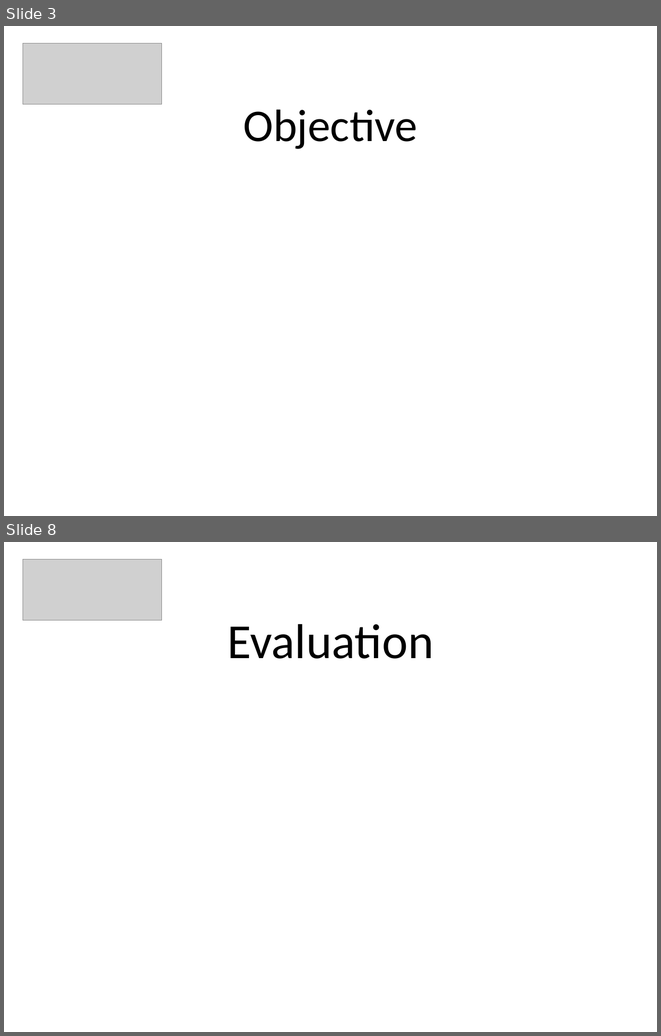
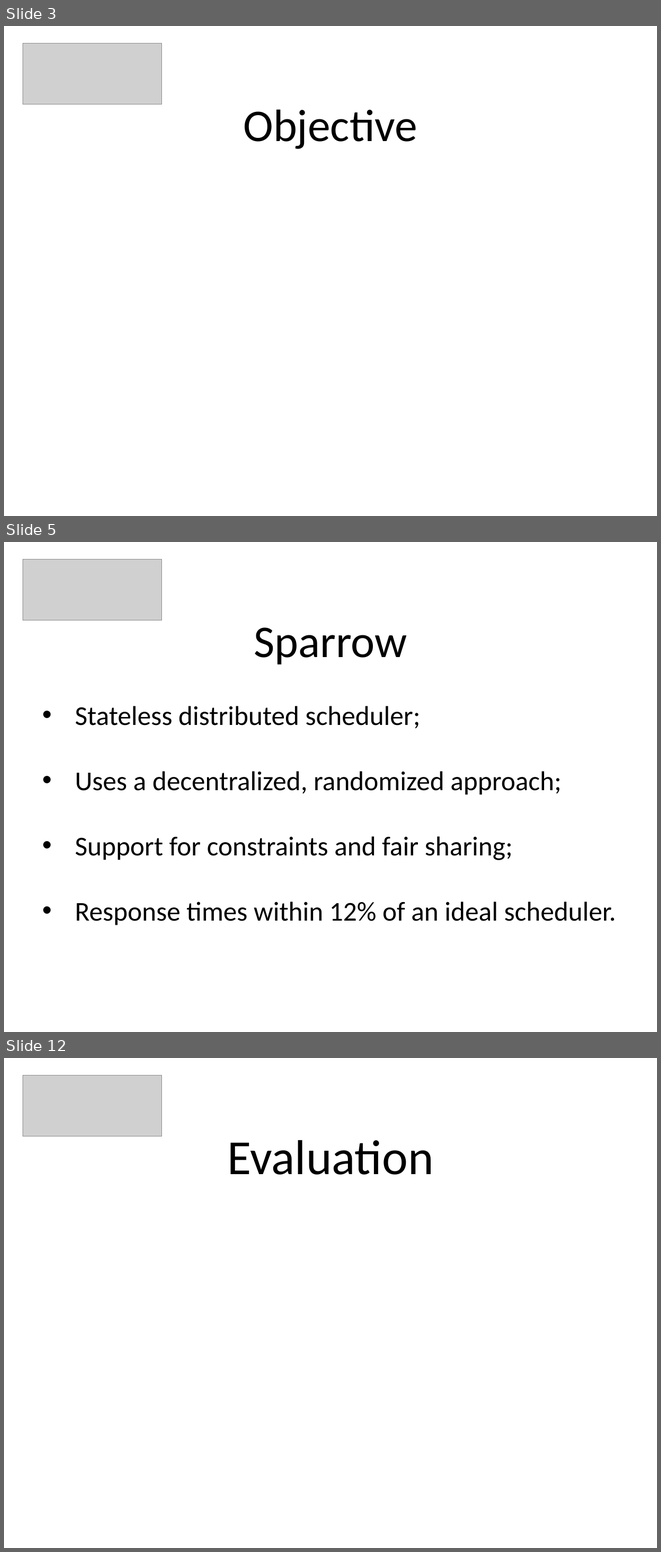
Before and after one commit to PeBraz/MapNoReduce, a slide deck: paper-presentation/padi-presentation.pptx. Shown one above the other, each under a label of ours: slides 3 and 8 before the commit, slides 3, 5 and 12 after it; the slides between them are not shown. The pictures are 661x1036 and 661x1552 pixels, drawn with LibreOffice and Linux fonts; fonts in the diff are those of the drawing; grey boxes stand for pictures. Boxes give left, top, right and bottom in pixels: in the first picture for what was removed or moved away, otherwise in the second. Text is boxed around its words. In the diff, an @@ line names an element or a change of style, - is before the commit and + after.

```diff
--- a/paper-presentation/padi-presentation.pptx
+++ b/paper-presentation/padi-presentation.pptx
@@ slide 5 added at <box>4,542,657,1032</box>, background #FFFFFF @@
@@ picture added at <box>23,559,162,620</box> @@
@@ title added at <box>254,627,407,664</box>, 50 pt, text #000000 @@
+Sparrow
@@ text added at <box>75,706,616,925</box>, 30 pt, text #000000 @@
+• Stateless distributed scheduler;
+• Uses a decentralized, randomized approach;
+• Support for constraints and fair sharing;
+• Response times within 12% of an ideal scheduler.
@@ what was slide 8 is now slide 12 @@
```
Also in this commit, not shown: 1 slide changed, 6 other slides added, 3 slides removed.
